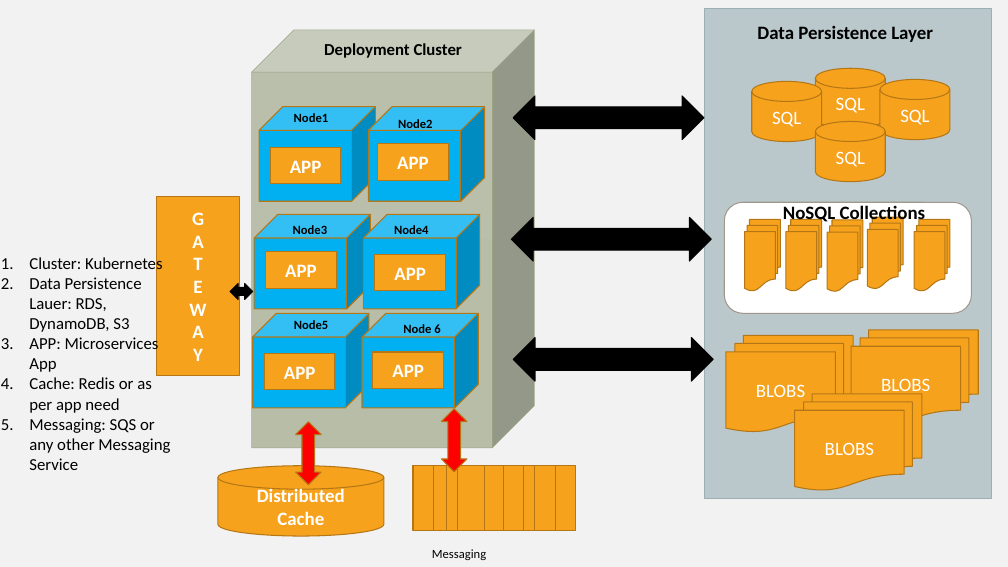
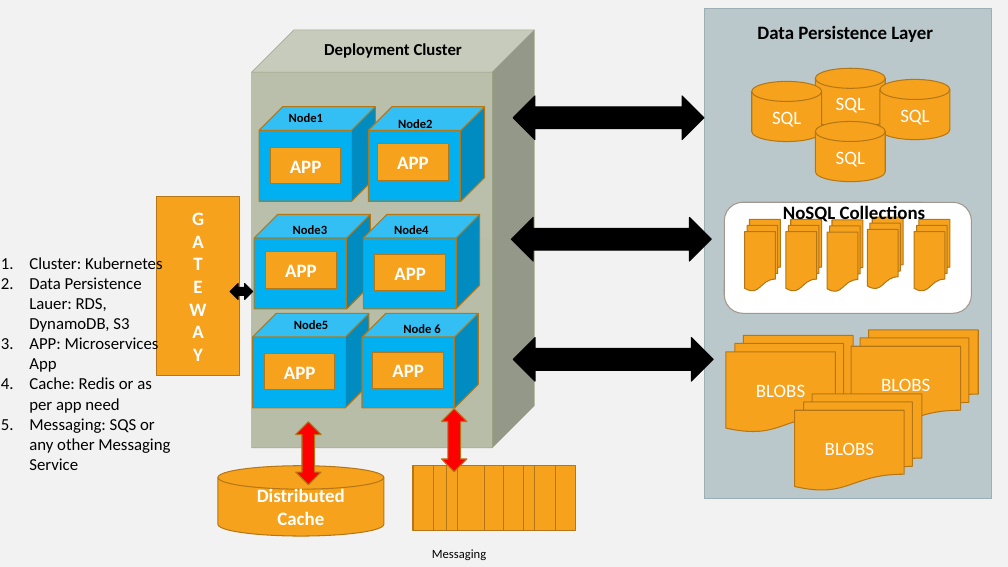
Before and after one commit to Vanshika3003/blaz_march_22, a slide deck: slide 29 of training_images.pptx. Drawn at 1008x567 pixels with LibreOffice and Linux fonts; fonts in the diff are those of the drawing. Boxes give left, top, right and bottom in pixels: in the first picture for what was removed or moved away, otherwise in the second. Text is boxed around its words. In the diff, an @@ line names an element or a change of style, - is before the commit and + after.

```diff
--- a/training_images.pptx
+++ b/training_images.pptx
@@ text "Node1" moved from (x1=294, y1=113, x2=328, y2=122) to (x1=289, y1=113, x2=323, y2=122) @@
```
Also in this commit, not shown: 12 other files.
